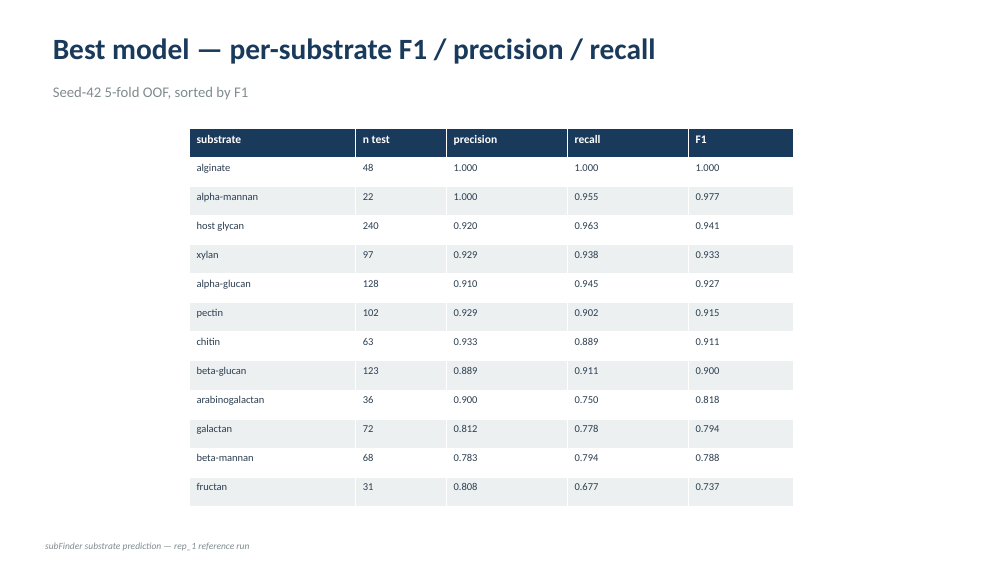
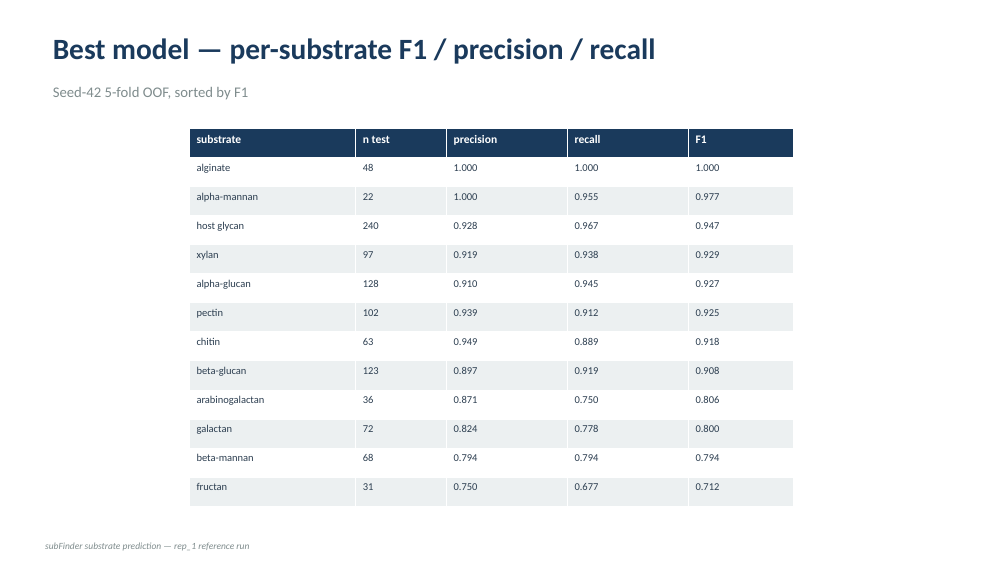
Before and after one commit to vedpiyush93-stack/subFinder_May_Release, a slide deck: slide 8 of docs/deck.pptx. Drawn at 1008x567 pixels with LibreOffice and Linux fonts; fonts in the diff are those of the drawing. Boxes give left, top, right and bottom in pixels: in the first picture for what was removed or moved away, otherwise in the second. Text is boxed around its words. In the diff, an @@ line names an element or a change of style, - is before the commit and + after.

```diff
--- a/docs/deck.pptx
+++ b/docs/deck.pptx
@@ table at (x1=189, y1=129, x2=794, y2=507) @@
-row 4: host glycan | 240 | 0.920 | 0.963 | 0.941
+row 4: host glycan | 240 | 0.928 | 0.967 | 0.947
-row 5, column 3: 0.929
+row 5, column 3: 0.919
-row 5, column 5: 0.933
+row 5, column 5: 0.929
-row 7: pectin | 102 | 0.929 | 0.902 | 0.915
+row 7: pectin | 102 | 0.939 | 0.912 | 0.925
-row 8, column 3: 0.933
+row 8, column 3: 0.949
-row 8, column 5: 0.911
+row 8, column 5: 0.918
-row 9: beta-glucan | 123 | 0.889 | 0.911 | 0.900
+row 9: beta-glucan | 123 | 0.897 | 0.919 | 0.908
-row 10, column 3: 0.900
+row 10, column 3: 0.871
-row 10, column 5: 0.818
+row 10, column 5: 0.806
-row 11, column 3: 0.812
+row 11, column 3: 0.824
-row 11, column 5: 0.794
+row 11, column 5: 0.800
-row 12, column 3: 0.783
+row 12, column 3: 0.794
-row 12, column 5: 0.788
+row 12, column 5: 0.794
-row 13, column 3: 0.808
+row 13, column 3: 0.750
-row 13, column 5: 0.737
+row 13, column 5: 0.712
```
Also in this commit, not shown: 6 other slides changed, 38 other files.
